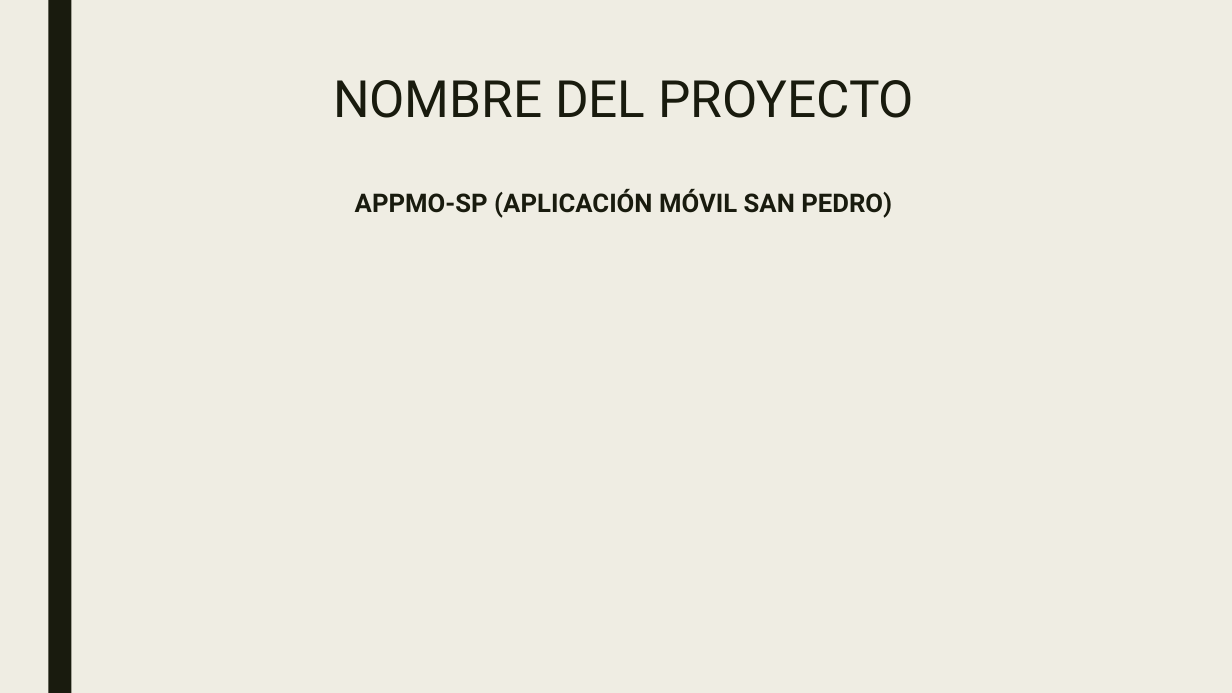
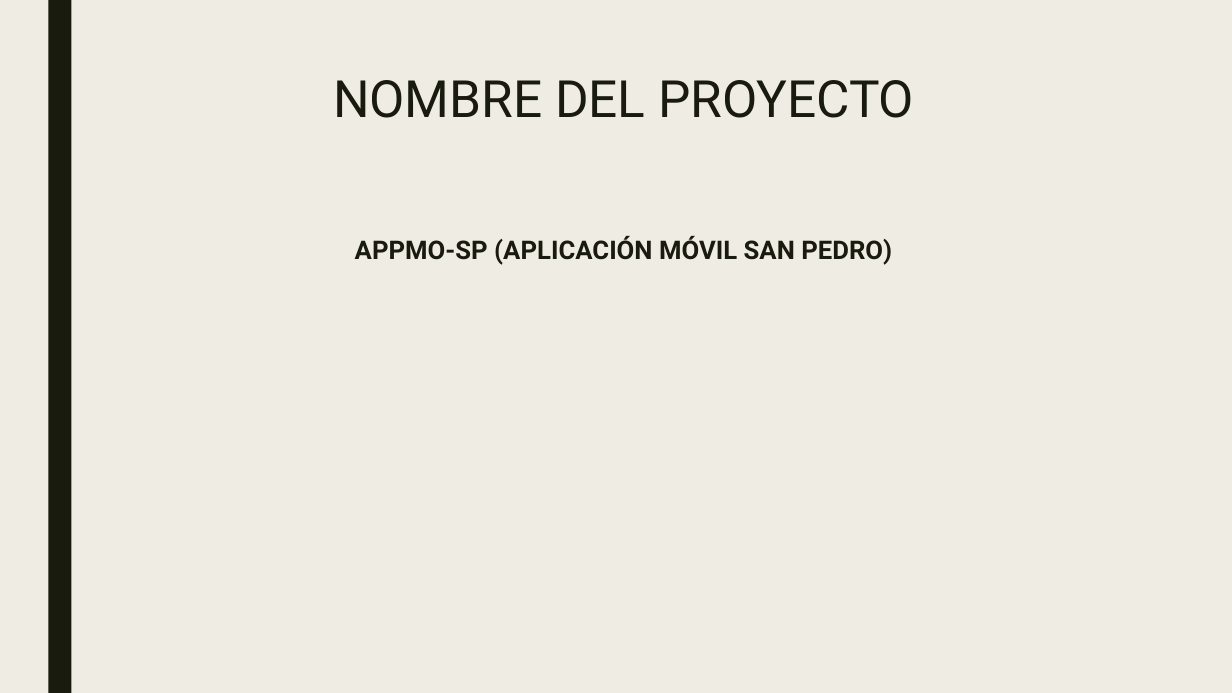
Before and after one commit to SM-ROOT/SM-ROOT, a slide deck: slide 2 of 9°A/Integradora/diapositiva/SM-ROOT_APPMO-SP.pptx. Drawn at 1232x693 pixels with LibreOffice and Linux fonts; fonts in the diff are those of the drawing. Boxes give left, top, right and bottom in pixels: in the first picture for what was removed or moved away, otherwise in the second. Text is boxed around its words. In the diff, an @@ line names an element or a change of style, - is before the commit and + after.

```diff
--- a/9°A/Integradora/diapositiva/SM-ROOT_APPMO-SP.pptx
+++ b/9°A/Integradora/diapositiva/SM-ROOT_APPMO-SP.pptx
@@ text "APPMO-SP (APLICACIÓN MÓVIL SAN PEDRO)": place and size @@
-text "APPMO-SP (APLICACIÓN MÓVIL SAN PEDRO)" at <box>355,189,892,218</box>
+text "APPMO-SP (APLICACIÓN MÓVIL SAN PEDRO)" at <box>355,236,892,265</box>
```
Also in this commit, not shown: 2 other slides changed, 2 slides added, 1 slide removed, 15 other files.
